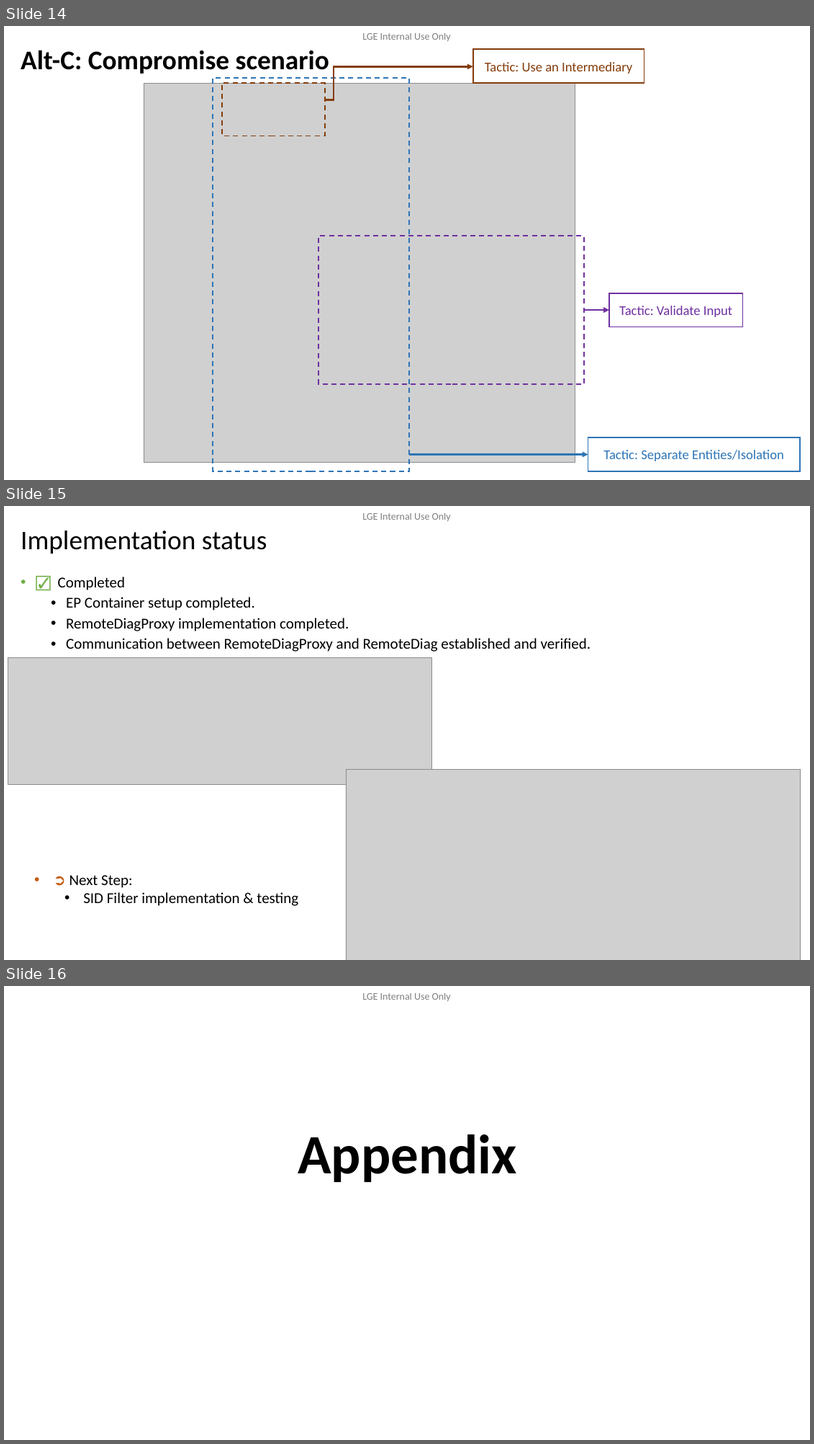
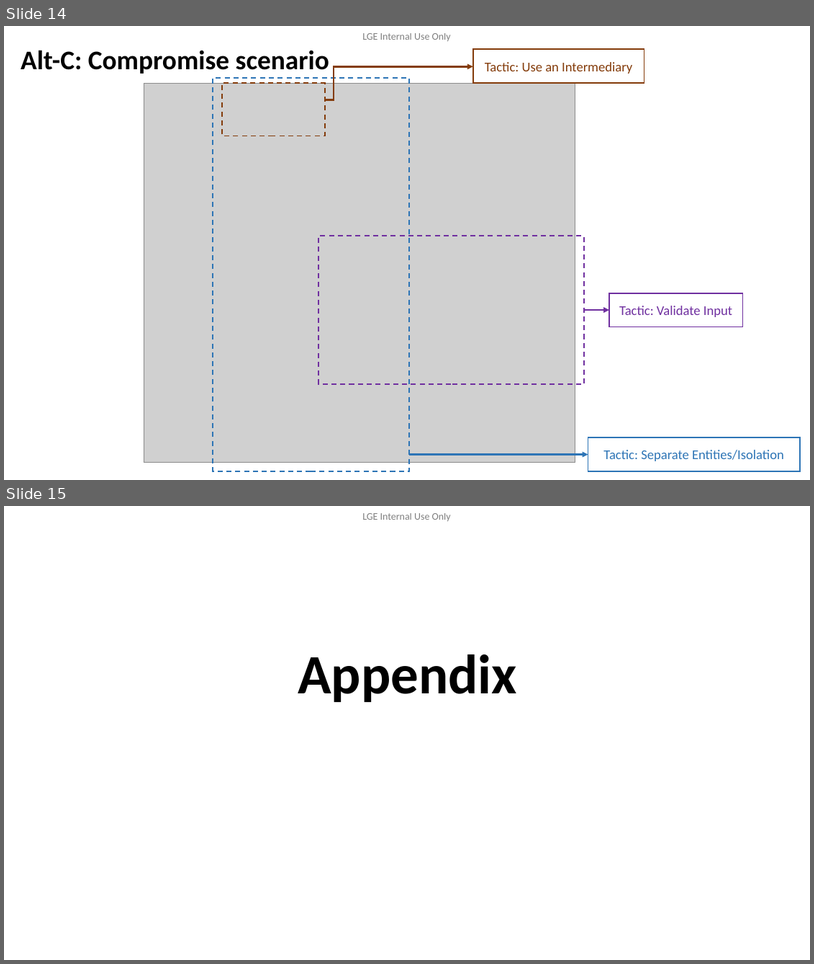
Before and after one commit to btqt/fe, a slide deck: design/FE_phi.vu_Design of Secure Remote Diag on Container Separation Architecture_3rd.pptx. Shown one above the other, each under a label of ours: slides 14, 15 and 16 before the commit, slides 14 and 15 after it. The pictures are 814x1444 and 814x964 pixels, drawn with LibreOffice and Linux fonts; fonts in the diff are those of the drawing; grey boxes stand for pictures; background and template pictures are left out. Boxes give left, top, right and bottom in pixels: in the first picture for what was removed or moved away, otherwise in the second. Text is boxed around its words. In the diff, an @@ line names an element or a change of style, - is before the commit and + after.

```diff
--- a/design/FE_phi.vu_Design of Secure Remote Diag on Container Separation Architecture_3rd.pptx
+++ b/design/FE_phi.vu_Design of Secure Remote Diag on Container Separation Architecture_3rd.pptx
@@ slide 15 removed at (x1=4, y1=506, x2=810, y2=960), background #FFFFFF; not listed: 1 template element that a slide beside it also shows @@
@@ title removed at (x1=21, y1=530, x2=268, y2=554) @@
-Implementation status
@@ text removed at (x1=58, y1=577, x2=592, y2=651) @@
-• ☑ Completed
-  • EP Container setup completed.
-  • RemoteDiagProxy implementation completed.
-  • Communication between RemoteDiagProxy and RemoteDiag established and verified.
@@ picture removed at (x1=8, y1=657, x2=432, y2=784) @@
@@ picture removed at (x1=346, y1=769, x2=801, y2=960) @@
@@ text removed at (x1=70, y1=875, x2=298, y2=906) @@
-• ➲ Next Step:
-  • SID Filter implementation & testing
@@ what was slide 16 is now slide 15 @@
```
Also in this commit, not shown: 9 slides changed, 3 slides added, 8 other slides removed, 1 other file.
